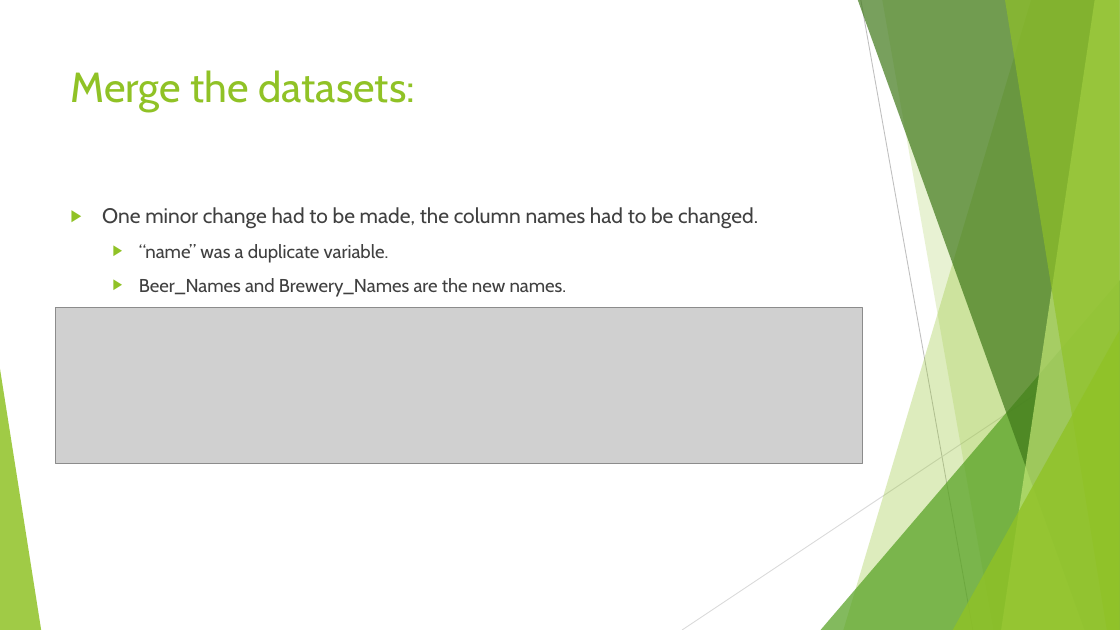
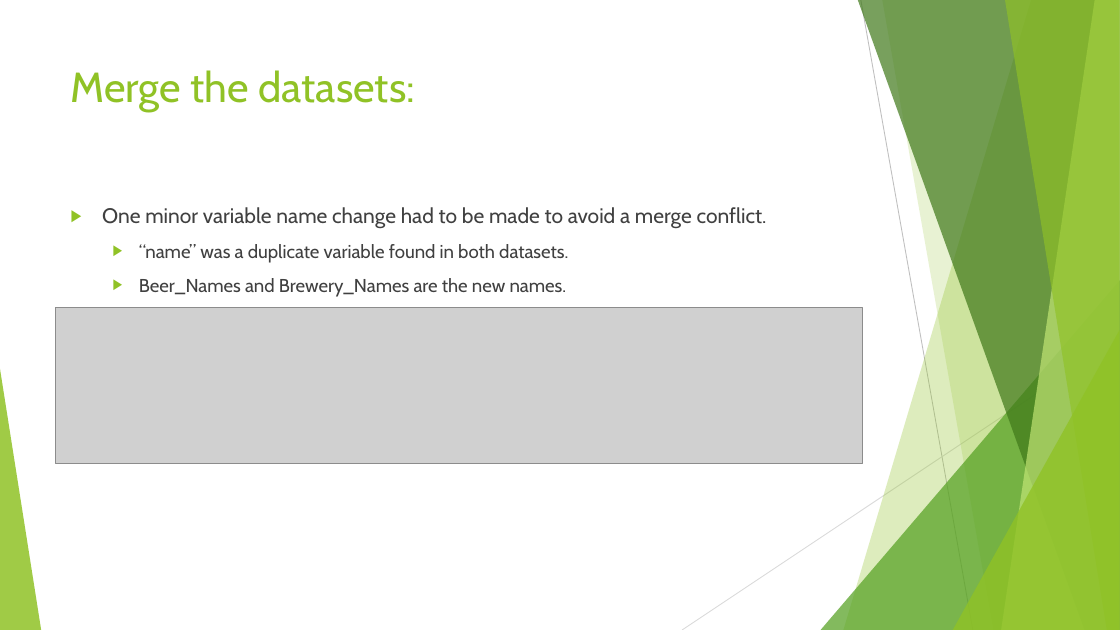
Before and after one commit to vazquezs123/DATA_SCIENCE_CS01, a slide deck: slide 9 of Breweries and Beer Study.pptx. Drawn at 1120x630 pixels with LibreOffice and Linux fonts; fonts in the diff are those of the drawing; grey boxes stand for pictures. Boxes give left, top, right and bottom in pixels: in the first picture for what was removed or moved away, otherwise in the second. Text is boxed around its words. In the diff, an @@ line names an element or a change of style, - is before the commit and + after.

```diff
--- a/Breweries and Beer Study.pptx
+++ b/Breweries and Beer Study.pptx
@@ text at [102, 207, 767, 263]: text changed @@
-▶ One minor change had to be made, the column names had to be changed.
-  ▶ “name” was a duplicate variable.
+▶ One minor variable name change had to be made to avoid a merge conflict.
+  ▶ “name” was a duplicate variable found in both datasets.
```
Also in this commit, not shown: 6 other slides changed, 1 slide added, 1 slide removed, 1 other file.
